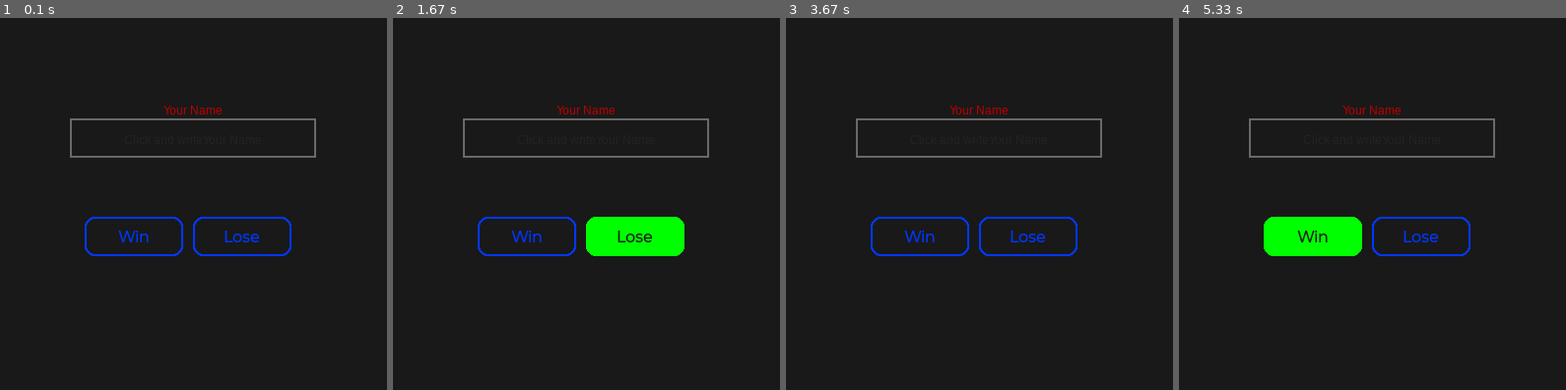
Above: before the commit, frames 1-4 (left to right).
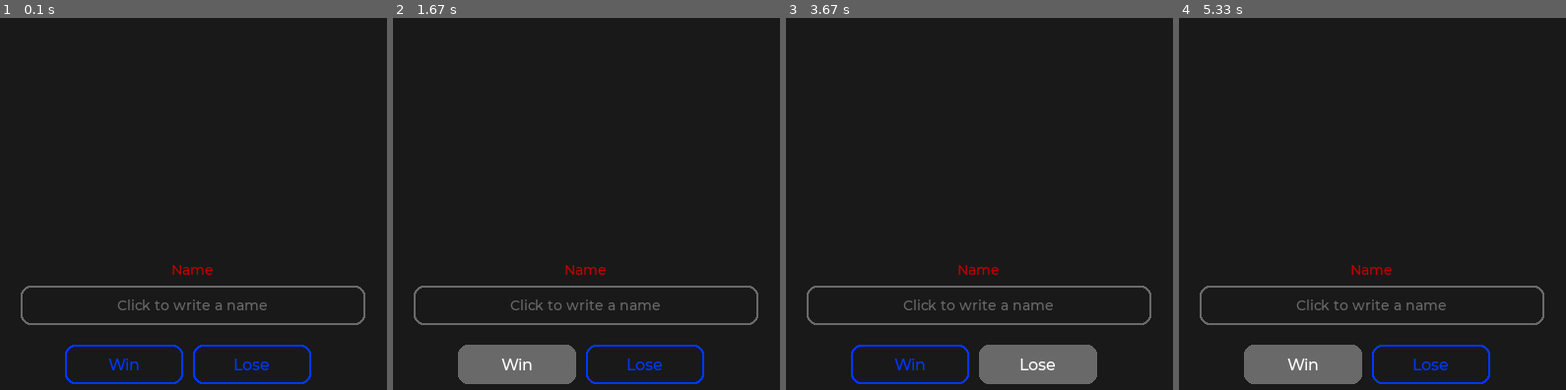
Above: after the commit, the same moments.

Repository: robertocarlosmedina/pygame-template
Game: pygame game, started from main.py
Two runs of this game, one before a commit and one after it. Both use one fixed random seed, a clock stepped at 60 frames per second and the inputs below.
Inputs (mouse positions are in pixels of both pictures, inside the frame that each line leads up to):
- Up to frame 1 (0.1 s): no input
- Up to frame 2 (1.67 s): press the mouse at (516, 363) at 0.37 s; move the mouse to (563, 375) at 0.47 s; release the mouse at (605, 382) at 0.6 s; click (710, 293) at 0.72 s; press the mouse at (586, 304) at 1.03 s; move the mouse to (640, 233) at 1.13 s; release the mouse at (694, 166) at 1.27 s; click (532, 363) at 1.38 s
- Up to frame 3 (3.67 s): press the mouse at (909, 363) at 1.7 s; move the mouse to (878, 226) at 1.8 s; release the mouse at (847, 88) at 1.93 s; press the mouse at (909, 363) at 2.03 s; move the mouse to (1068, 315) at 2.13 s; release the mouse at (outside the picture) at 2.27 s; press the mouse at (1037, 363) at 2.37 s; move the mouse to (1095, 278) at 2.47 s; release the mouse at (1149, 192) at 2.6 s; tap Esc at 2.67 s; press the mouse at (979, 200) at 3.03 s; move the mouse to (1099, 170) at 3.13 s; release the mouse at (outside the picture) at 3.27 s; press the mouse at (1037, 363) at 3.37 s; move the mouse to (1022, 363) at 3.47 s; release the mouse at (1010, 367) at 3.6 s
- Up to frame 4 (5.33 s): press the mouse at (1430, 363) at 3.7 s; move the mouse to (1364, 375) at 3.8 s; release the mouse at (1298, 382) at 3.93 s; press the mouse at (1302, 363) at 4.03 s; move the mouse to (1372, 297) at 4.13 s; release the mouse at (1442, 230) at 4.27 s; press the mouse at (1372, 304) at 4.37 s; move the mouse to (1264, 263) at 4.47 s; release the mouse at (outside the picture) at 4.6 s; click "Win" at 5.22 s

The runs differ from the first frame. In frame 1, 4.5% of the frame differs, in the area x 5-95%, y 23-99%; in frame 2, 9.2%; in frame 3, 7.1%; in frame 4, 9.2%.

Commit message:
Ajusting the input box parameters
Also making the game loop page presentation along side with the game over page example.

Diff:
--- a/data/end_game_values.txt
+++ b/data/end_game_values.txt
@@ -1 +1 @@
-cssds sdsd
+dqwedweqfqwefqwe 1
--- a/src/game_components/game.py
+++ b/src/game_components/game.py
@@ -10,13 +10,12 @@
     controlled. And also all the cubes generated by the Cube class are controlled by here.
 """
 
-from typing import Literal
 import pygame
 from src.support.font import Game_fonts as fonts
 from src.support.colors import Game_color as color
 from src.support.auxiliar_functions import write_from_file
 from src.support.buttons import horizontalButtonDisplay
-from src.support.input_boxes import draw_input_boxes
+from src.support.input_boxes import draw_input_boxes, verify_input
 
 class Game_loop:
 
@@ -25,40 +24,43 @@
 
     def __init__(self, game_obj: object) -> None:
         self.game_obj = game_obj
-        self.quit_confirmation_buttons = ["Win", "Lose"]
-        self.inputBoxs = {"Your Name": ["", False]}
+        self.quit_confirmation_buttons = {"win_game": "Win", "lose_game": "Lose"}
+        self.input_boxes = {"name": ["", False]}
         self.button_clicked = ""
         self.box_dim = {
-            "x":100,
+            "x":120,
             "y":40
         }
         self.button_start_position = {
             "x":int((self.game_obj.screen_size[0] / 2) - (self.box_dim["x"] * 2 + 20) / 2),
-            "y":int((self.game_obj.screen_size[1] / 2) - (self.box_dim["y"] * 2) / 2) + 20
+            "y":int((self.game_obj.screen_size[1] / 2) - (self.box_dim["y"] * 2) / 2) + 150
         }
 
     def input_boxes_control(self) -> None:
-        self.inputBoxs = draw_input_boxes(
-            self.game_obj.screen,
-            self.inputBoxs,
-            20,
-            self.game_obj.game_events,
-            self.mouse_position,
-            130,
-            int(self.game_obj.screen_size[0]/2-125),
-            (250,40),
-            70
+        self.input_boxes = draw_input_boxes(
+            screen = self.game_obj.screen,
+            input_boxes = self.input_boxes,
+            input_limit = 15,
+            events = self.game_obj.game_events,
+            mouse_pos = self.mouse_position,
+            y_start = 300,
+            x_start = int(self.game_obj.screen_size[0]/2 - 175),
+            boxes_dim = (350,40),
+            space_between_box = 70
         )
 
-    def game_over(self) -> Literal["game_over"]:
-        write_from_file("./data/end_game_values.txt", "w","string example data to bee displayed in game over")
+    def game_over(self) -> None:
+        game_winned, name = False, self.input_boxes["name"][0]
+        if self.button_clicked == "Win":
+            game_winned = True
 
+        write_from_file("./data/end_game_values.txt", "w", f"{name} {int(game_winned)}")
         self.game_obj.current_link = "game_over"
 
     def simple_game_introduction(self) -> None:
         self.button_clicked = horizontalButtonDisplay(
             screen = self.game_obj.screen,
-            buttons = self.quit_confirmation_buttons,
+            buttons = self.quit_confirmation_buttons.values(),
             start_position = {
                 "x": self.button_start_position["x"],
                 "y": self.button_start_position["y"]
@@ -77,13 +79,22 @@
 
             self.mouse_position = pygame.mouse.get_pos()
 
-            # return self.game_over(self.ttt.verificaGanhador())
+            # self.game_over(self.ttt.verificaGanhador())
             self.simple_game_introduction()
 
             change_page_by_event = self.game_obj.game_events_handler()
 
             self.input_boxes_control()
 
+            if (self.button_clicked != "" and verify_input(self.input_boxes)):
+                for value in self.quit_confirmation_buttons.values():
+                    if(self.button_clicked == value):
+                        self.game_over()
+                        change_page_by_action = True
+                        break
+
+            self.button_clicked = ""
+
             if change_page_by_action or change_page_by_event:
                 break
 
--- a/src/pages/game_over.py
+++ b/src/pages/game_over.py
@@ -1,6 +1,6 @@
 __author__ = "Roberto Medina"
 __copyright__ = "Copyright 2021, Roberto Carlos Medina"
-__version__ = "0.0.1"
+__version__ = "0.1.1"
 __maintainer__ = "Roberto Medina"
 __email__ = "robertocarlosmedina.dev@gmail.com "
 __status__ = "Production"
@@ -51,6 +51,9 @@
         }
 
     def menu_buttons(self) -> None:
+        """
+            Method to draw this page's menu and buttons.
+        """
         font_size = pygame.font.Font.size(fonts.montserrat_size_22.value, get_screen_text("game_result_text"))
         line = fonts.montserrat_size_22.value.render(get_screen_text("game_result_text"), True, color.white_1.value)
         self.game_object.screen.blit(
@@ -58,7 +61,6 @@
             (self.menus_start_positions["game_menu"]["x"]-(font_size[0]/2)+(self.buttons_size["x"]/2),
                 self.menus_start_positions["game_menu"]["y"]-font_size[1]*2)
         )
-
         self.button_clicked = verticalButtonsDisplay(
             screen = self.game_object.screen,
             buttons = self.game_buttons.values(),
@@ -73,17 +75,25 @@
         )
 
     def draw_game_results(self) -> None:
+        """
+            This method is guest an example of who the game over info can be displaed.
+        """
 
-        # Winner display
-        font_size = pygame.font.Font.size(fonts.montserrat_size_18.value, get_screen_text("game_win_text"))
-        line = fonts.montserrat_size_18.value.render(get_screen_text("game_win_text"), True, color.green.value)
-        self.game_object.screen.blit(line, (self.game_object.screen_size[0]/2 - font_size[0]/2, self.y_pos))
-
-        # Loser Display
-        # line = fonts.montserrat_size_18.value.render(get_screen_text("game_lost_text"), True, color.red.value)
-        # self.game_object.screen.blit(line, (519, self.y_pos + 55))
+        if bool(int(self.game_data[1])):
+            # Winner display
+            font_size = pygame.font.Font.size(fonts.montserrat_size_20.value, get_screen_text("game_win_text"))
+            line = fonts.montserrat_size_20.value.render(get_screen_text("game_win_text"), True, color.green.value)
+            self.game_object.screen.blit(line, (self.game_object.screen_size[0]/2 - font_size[0]/2, self.y_pos))
+        else:
+            # Loser Display
+            font_size = pygame.font.Font.size(fonts.montserrat_size_20.value, get_screen_text("game_lost_text"))
+            line = fonts.montserrat_size_20.value.render(get_screen_text("game_lost_text"), True, color.red.value)
+            self.game_object.screen.blit(line, (self.game_object.screen_size[0]/2 - font_size[0]/2, self.y_pos))
 
     def on_press_delay_control(self) -> bool:
+        """
+            Method to control the day in the beginning of the page.
+        """
         if self.delay > 10:
             return False
 
--- a/src/support/font.py
+++ b/src/support/font.py
@@ -7,6 +7,7 @@
     montserrat_size_50 = pygame.font.Font("assets/font/montserrat-font/MontserratMedium-nRxlJ.ttf", 40)
     montserrat_size_40 = pygame.font.Font("assets/font/montserrat-font/MontserratMedium-nRxlJ.ttf", 40)
     montserrat_size_30 = pygame.font.Font("assets/font/montserrat-font/MontserratMedium-nRxlJ.ttf", 30)
+    montserrat_size_20 = pygame.font.Font("assets/font/montserrat-font/MontserratMedium-nRxlJ.ttf", 20)
     montserrat_size_22 = pygame.font.Font("assets/font/montserrat-font/MontserratMedium-nRxlJ.ttf", 22)
     montserrat_size_18 = pygame.font.Font("assets/font/montserrat-font/MontserratMedium-nRxlJ.ttf", 18)
     montserrat_size_16 = pygame.font.Font("assets/font/montserrat-font/MontserratMedium-nRxlJ.ttf", 16)
--- a/src/support/input_boxes.py
+++ b/src/support/input_boxes.py
@@ -2,62 +2,77 @@
 
 import pygame
 from src.support.colors import Game_color as color
+from src.support.font import Game_fonts as font
 
-def draw_input_boxes(screen, input_boxes, input_limit, events, mouse_pos, y_start, x_start, boxes_dim,
-    space_between_box, place_holder = "Click and write") -> dict:
+CURSOR_DELAY = 10
+delay_controler = 0
 
+def draw_input_boxes(screen: pygame.Surface, input_boxes: dict, input_limit: int, events: pygame.event, mouse_pos: tuple,
+    y_start: int, x_start: int, boxes_dim: tuple, space_between_box, place_holder = "Click to write a ",
+    box_value_font = font.montserrat_size_18.value, box_header_text_font = font.montserrat_size_14.value,
+    cursor_color = color.white_1.value, not_filled_error_color = color.green.value, filled_success_color = color.red_2.value,
+    active_box_color = color.white.value, unactive_box_color = color.grey.value, place_hodel_color = color.grey.value,
+    border = 10) -> dict:
+    """
+        Method to control and draw all the information about the input boxes.
+        Their state and their content.
+    """
 
     for key, box_info in input_boxes.items():
-        # getting the mouse click
         click = pygame.mouse.get_pressed(3)
 
-        # Writing the boxx name on the screen
+        # Writing the box name on the screen
         if box_info[0] != '':
-            box_text_surface = pygame.font.SysFont("arial", 12).render(key, True, color.green.value)
+            box_text_surface = box_header_text_font.render(key.capitalize(), True, not_filled_error_color)
 
-            # bliting the text in the center of the box
-            info_text_surface = pygame.font.SysFont("arial", 20).render(input_boxes[key][0], True, (255, 255, 255))
-            size_info = pygame.font.Font.size(pygame.font.SysFont("arial", 20), input_boxes[key][0])
-            screen.blit(info_text_surface, (x_start+boxes_dim[0]/2 - size_info[0]/2, y_start + 12))
+            # Bliting the text in the center of the box
+            info_text_surface = box_value_font.render(input_boxes[key][0], True, (255, 255, 255))
+            size_info = pygame.font.Font.size(box_value_font, input_boxes[key][0])
+            screen.blit(info_text_surface, (x_start + boxes_dim[0]/2 - size_info[0]/2, y_start + boxes_dim[1]/2 - size_info[1]/2,))
 
             # Display the cursor in the box
-            if box_info[1]:
-                pygame.draw.line(screen, color.grey_1.value, (x_start+boxes_dim[0]/2 + size_info[0]/2 , y_start + 10),\
-                                    (x_start+boxes_dim[0]/2 + size_info[0]/2, y_start + 30), 2)
+            if box_info[1] : # and delay_controler >= CURSOR_DELAY:
+                pygame.draw.line(screen, cursor_color, (x_start+boxes_dim[0]/2 + size_info[0]/2 , y_start + 10),\
+                                    (x_start+boxes_dim[0]/2 + size_info[0]/2, y_start + 30), 3)
+            #     delay_controler = 0
+            # else:
+            #     delay_controler += 1
+
         else:
-            box_text_surface = pygame.font.SysFont("arial", 12).render(key, True, color.red_2.value)
+            box_text_surface = box_header_text_font.render(key.capitalize(), True, filled_success_color)
 
-        size = pygame.font.Font.size(pygame.font.SysFont("arial", 12), key)
-        screen.blit(box_text_surface, (x_start+boxes_dim[0]/2-size[0]/2,y_start-15))
+        size = pygame.font.Font.size(box_header_text_font, key.capitalize())
+        screen.blit(box_text_surface, (x_start + boxes_dim[0]/2 - size[0]/2,y_start - 25))
 
-        # control if mouse pressed on the box, to active it
-        if mouse_pos[0] in range(x_start, x_start+boxes_dim[0]) and mouse_pos[1] in range(y_start, y_start+boxes_dim[1])\
+        # Control if mouse pressed on the box, to active it
+        if mouse_pos[0] in range(x_start, x_start + boxes_dim[0]) and mouse_pos[1] in range(y_start, y_start + boxes_dim[1])\
             and click[0] == 1:
             input_boxes[key][1] = True
 
-        elif (mouse_pos[0] not in range(x_start, x_start+boxes_dim[0]) or mouse_pos[1] not in range(y_start, y_start+boxes_dim[1]))\
+        elif (mouse_pos[0] not in range(x_start, x_start+boxes_dim[0]) or mouse_pos[1] not in range(y_start, y_start + boxes_dim[1]))\
             and click[0] == 1:
             input_boxes[key][1] = False
 
-            # putting the other box's in state False
+            # Putting the other box's in state False
             for key1 in input_boxes.keys():
                 if key1 != key:
                     input_boxes[key1][1] = False
 
-        # drawing the box accordin to his state (True or False)
-        pygame.draw.rect(screen, color.white.value, pygame.Rect(x_start, y_start, boxes_dim[0], boxes_dim[1]), 2) if box_info[1]\
-            else pygame.draw.rect(screen, color.grey.value, pygame.Rect(x_start, y_start, boxes_dim[0], boxes_dim[1]), 2)
+        # Draw the box according to his state (True or False)
+        pygame.draw.rect(screen, active_box_color, pygame.Rect(x_start, y_start, boxes_dim[0], boxes_dim[1]), 2, border_radius = border) \
+            if box_info[1] else pygame.draw.rect(screen, unactive_box_color, pygame.Rect(x_start, y_start, boxes_dim[0], boxes_dim[1]), 2, \
+                border_radius = border)
 
         # Writing the place holder in the box
         if box_info[0] == '' and not box_info[1]:
-            text_surface = pygame.font.SysFont("arial", 12).render(place_holder+key, True, color.grey_1.value)
-            size = pygame.font.Font.size(pygame.font.SysFont("arial", 12), place_holder+key)
-            screen.blit(text_surface, (x_start+boxes_dim[0]/2 - size[0]/2,y_start + 15))
+            text_surface = box_header_text_font.render(place_holder + key, True, place_hodel_color)
+            size = pygame.font.Font.size(box_header_text_font, place_holder+key)
+            screen.blit(text_surface, (x_start + boxes_dim[0]/2 - size[0]/2, y_start + boxes_dim[1]/2 - size[1]/2))
 
-        # adding some space between the box's
+        # Adding some space between the box's
         y_start += space_between_box
 
-        # checking the events and adding the text to the variable
+        # Checking the events and adding the text to the variable
         for event in events:
             if event.type == pygame.KEYDOWN and box_info[1]:
                 if event.key==pygame.K_BACKSPACE:
@@ -69,8 +84,12 @@
 
     return input_boxes
 
-# Method that verify all the inputs
-def verifyInput(input_boxes):
+
+def verify_input(input_boxes: dict) -> bool:
+    """
+        Method that verify if all the inputs are filled.
+    """
+
     for value in input_boxes.values():
         if value[0] == "" or value[0] == " " or len(value[0])<2:
             return False
